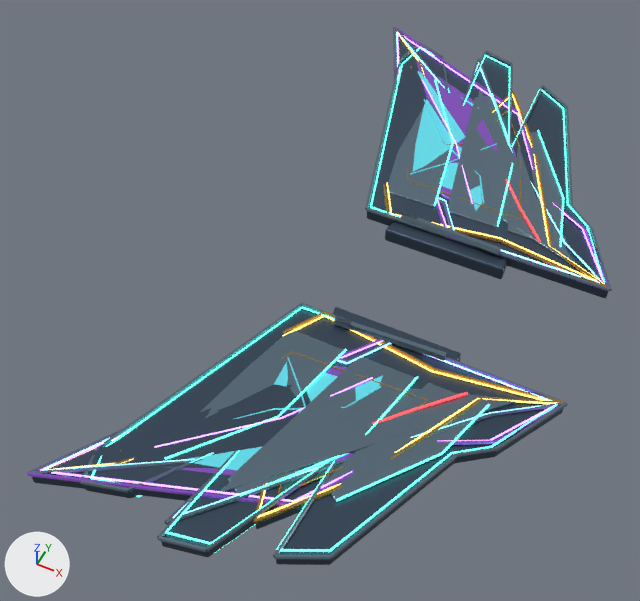
One commit to the glTF model art/blender/fittings/wasp/wings.glb: the scene before it, then after it.
Camera for both pictures: a camera (50 mm lens) standing at (7.3, -50.8, 57.0) and looking at (-15.5, -5.1, -0.1). Arrows for +X, +Y and +Z are at lower left; the lights stay in place. The older version comes first. Where no turn or scale is listed for an object, it has been applied to the vertices.

Objects in the first picture: 'w_phantom Champagne gold edging', 'w_phantom Fitting gunmetal', 'w_phantom w_phantom emitter', 'w_prism Cyan energy laminate', 'w_prism Fitting gunmetal', 'w_prism Violet prismatic glass', 'w_prism w_prism emitter', 'w_razor Brushed fitting edges', 'w_razor Fitting gunmetal', 'w_vane Brushed fitting edges', 'w_vane Fitting gunmetal', 'w_vane w_vane emitter' and 5 more.
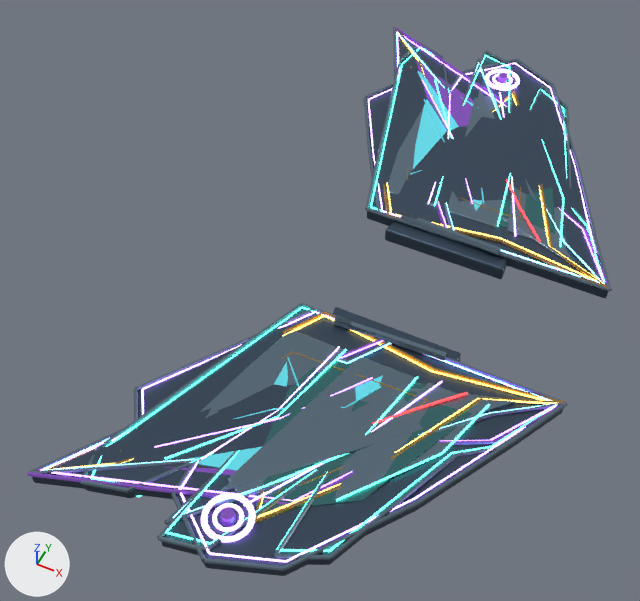
Pixel boxes [x1, y1, x2, y2] of what changed, in the pictures (640 x 601 px):
'w_graviton Fitting gunmetal', added: after [138, 62, 608, 576]
'w_graviton Phantom blue-black enamel', added: after [255, 98, 555, 511]
'w_graviton w_graviton emitter', added: after [141, 63, 605, 563]
'w_graviton Brushed fitting edges', added: after [134, 58, 612, 571]
'w_graviton Violet prismatic glass', added: after [220, 73, 507, 527]

What the commit changed:
Material 'w_graviton emitter' (mat_w_graviton_emitter) is new.
Its base color is (0.62, 0.36, 1.0) (purple #cea2ff).
Its metallic is 0.1.
Its roughness is 0.28.
Its emission color is (0.62, 0.36, 1.0) (purple #cea2ff).
Its emission strength is 2.8.
Mesh me_graviton_flux_line is new.
It has 1182 vertices, 2208 faces and spans x -14.5..14.5, y -30.9..30.9, z -2.4..2.4.
It uses material mat_w_graviton_emitter (purple #cea2ff, glowing purple #cea2ff).
Mesh me_gravity_lens_core is new.
It has 40 vertices, 72 faces and spans x -0.5..0.5, y -28.5..28.5, z -0.4..0.4.
It uses material mat_violet_prismatic_glass (purple #8452bc).
Mesh me_graviton_blade_inlay is new.
It has 140 vertices, 272 faces and spans x -7.4..7.4, y -26.4..26.4, z -1.2..1.2.
It uses material mat_phantom_blue_black_enamel (dark cyan #3e7376).
Mesh me_card_profile_wing_spar_008 is new.
It has 400 vertices, 784 faces and spans x -14.9..14.9, y -31.4..31.4, z -2.5..2.5.
It uses material mat_fitting_gunmetal (dark blue #415164).
Mesh me_bevelled_perimeter_092 is new.
It has 284 vertices, 480 faces and spans x -15.1..15.1, y -31.6..31.6, z -1.9..1.9.
It uses material mat_brushed_fitting_edges (greyish blue #6c8190).
Object 'w_graviton w_graviton emitter' (ob_w_graviton_w_graviton_emitter) is new; it shows me_graviton_flux_line.
Its location is (-8.42, 0.0, 1.56).
Object 'w_graviton Violet prismatic glass' (ob_w_graviton_violet_prismatic_glass) is new; it shows me_gravity_lens_core.
Its location is (-10.86, 0.0, 3.6).
Object 'w_graviton Phantom blue-black enamel' (ob_w_graviton_phantom_blue_black_enamel) is new; it shows me_graviton_blade_inlay.
Its location is (-6.52, 0.0, 1.59).
Object 'w_graviton Fitting gunmetal' (ob_w_graviton_fitting_gunmetal) is new; it shows me_card_profile_wing_spar_008.
Its location is (-8.39, 0.0, 1.25).
Object 'w_graviton Brushed fitting edges' (ob_w_graviton_brushed_fitting_edges) is new; it shows me_bevelled_perimeter_092.
Its location is (-8.38, 0.0, 2.2).
